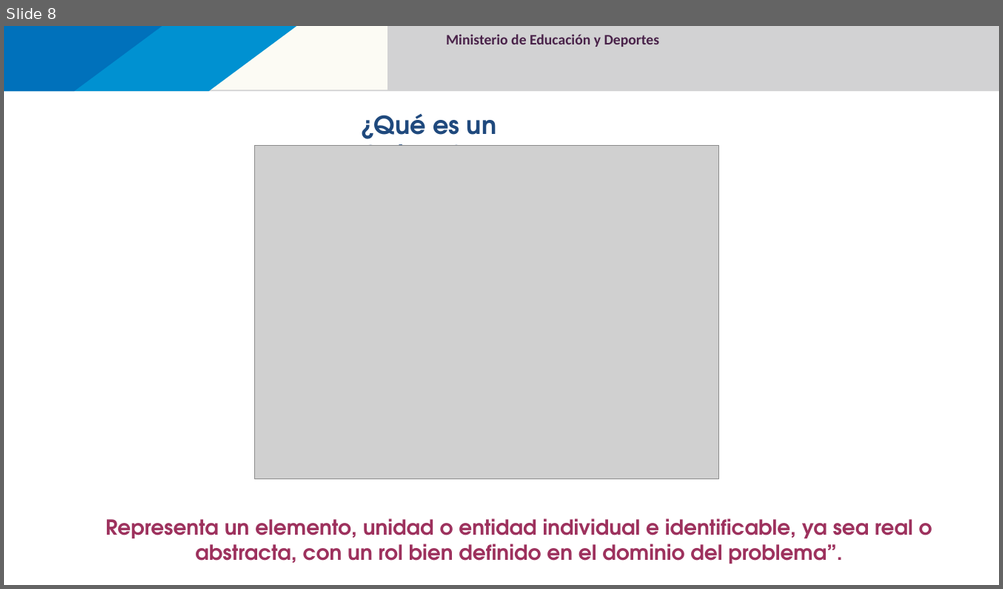
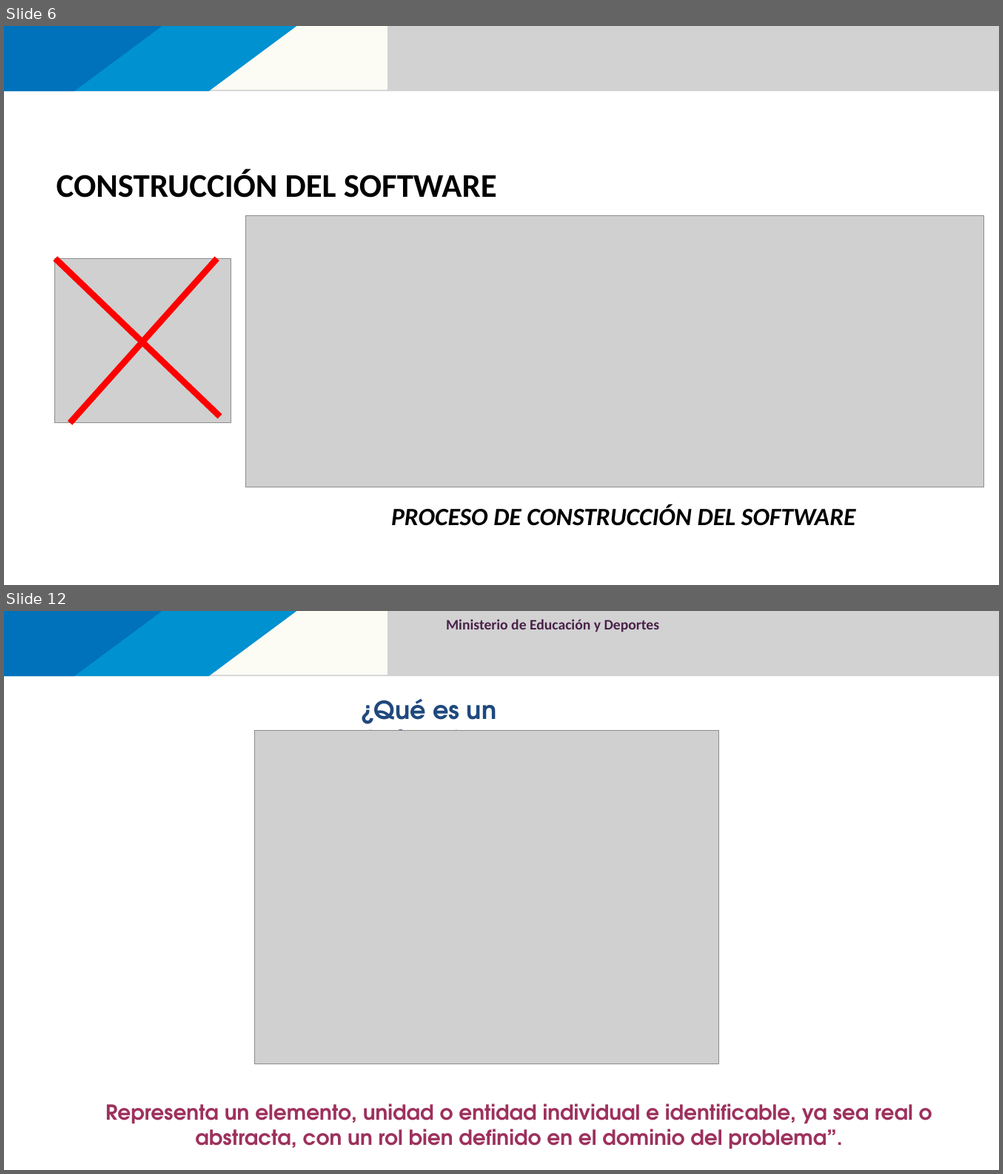
Before and after one commit to 111milprogramadores/presentaciones, a slide deck: POO_Paradigma_y_UML.pptx. Shown one above the other, each under a label of ours: slide 8 before the commit, slides 6 and 12 after it; the slides between them are not shown. The pictures are 1003x589 and 1003x1174 pixels, drawn with LibreOffice and Linux fonts; fonts in the diff are those of the drawing; grey boxes stand for pictures; background and template pictures are left out. Boxes give left, top, right and bottom in pixels: in the first picture for what was removed or moved away, otherwise in the second. Text is boxed around its words. In the diff, an @@ line names an element or a change of style, - is before the commit and + after.

```diff
--- a/POO_Paradigma_y_UML.pptx
+++ b/POO_Paradigma_y_UML.pptx
@@ slide 6 added at [4,26,999,585], background #FFFFFF; not listed: 4 template elements that a slide beside it also shows @@
@@ text added at [57,170,497,198], 32 pt, text #000000, bold @@
+CONSTRUCCIÓN DEL SOFTWARE
@@ picture added at [246,216,984,488] @@
@@ picture added at [55,259,231,423] @@
@@ line added from (56, 259) to (219, 417), #FF0000 6 pt @@
@@ line added from (70, 423) to (216, 259), #FF0000 6 pt @@
@@ text added at [391,506,856,526], 24 pt, text #000000, bold, italic @@
+PROCESO DE CONSTRUCCIÓN DEL SOFTWARE
@@ what was slide 8 is now slide 12 @@
```
Also in this commit, not shown: 72 slides changed, 4 other slides added, 1 slide removed, 2 other files.
